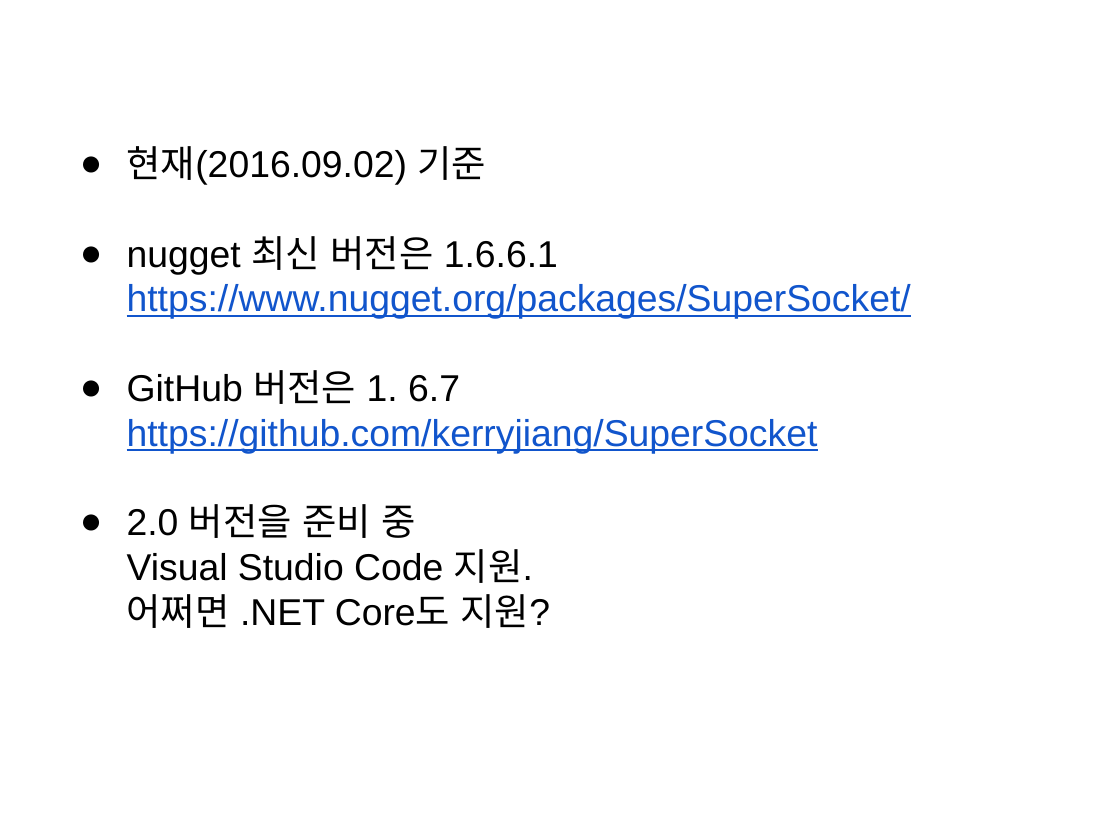
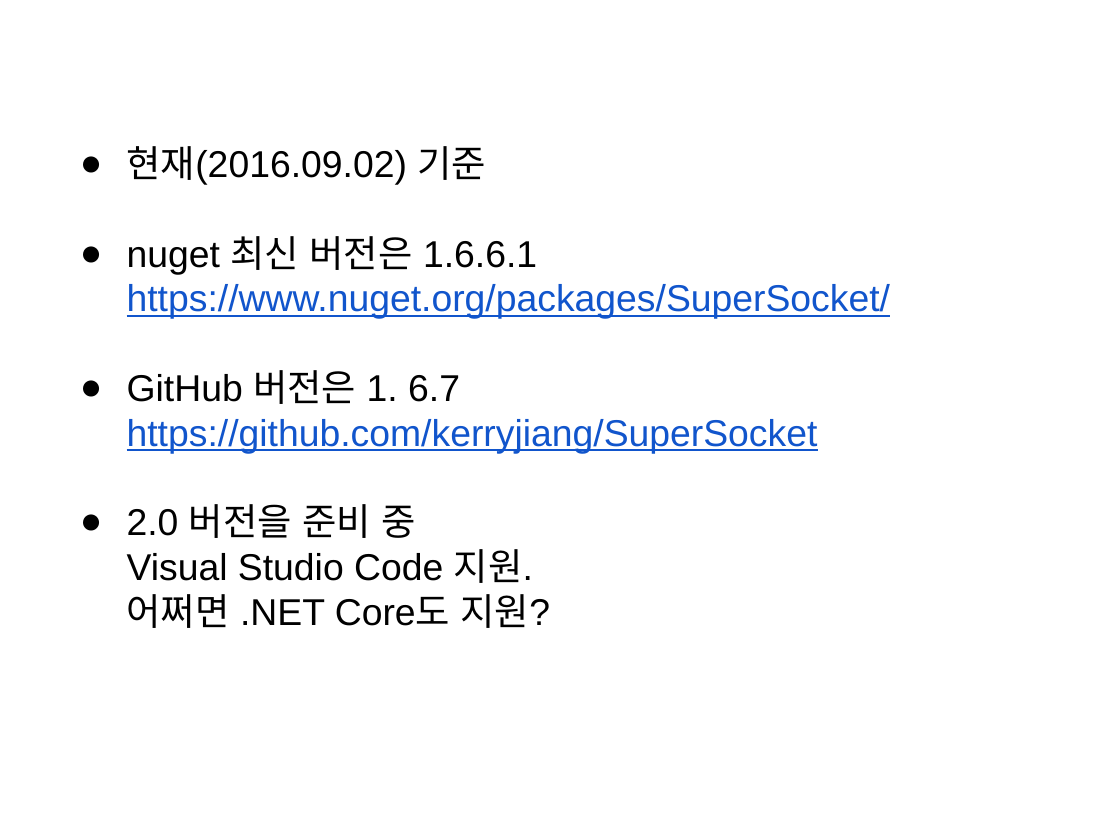
Before and after one commit to jacking75/conf_kgc2016_SuperSocket, a slide deck: slide 7 of {KGC2016]오픈소스 네트워크 엔진 SuperSocket 사용하기.pptx. Drawn at 1120x840 pixels with LibreOffice and Linux fonts; fonts in the diff are those of the drawing. Boxes give left, top, right and bottom in pixels: in the first picture for what was removed or moved away, otherwise in the second. Text is boxed around its words. In the diff, an @@ line names an element or a change of style, - is before the commit and + after.

```diff
--- a/{KGC2016]오픈소스 네트워크 엔진 SuperSocket 사용하기.pptx
+++ b/{KGC2016]오픈소스 네트워크 엔진 SuperSocket 사용하기.pptx
@@ text at (127, 236, 890, 319): text changed @@
-● nugget 최신 버전은 1.6.6.1
-  https://www.nugget.org/packages/SuperSocket/
+● nuget 최신 버전은 1.6.6.1
+  https://www.nuget.org/packages/SuperSocket/
```
